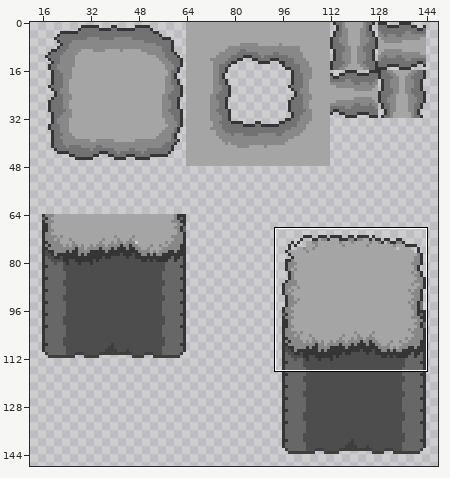
One commit to this sprite sheet: Aseprite/Terrain_new.png. Above, an overview of the earlier version with the close-up marked.
Close-up. Earlier state:
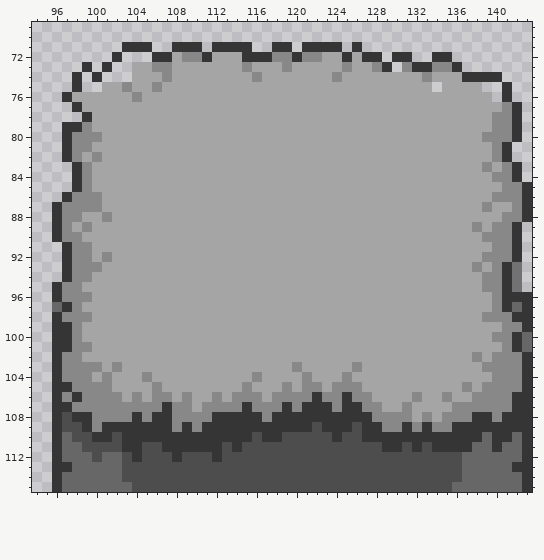
The file is 224x224 pixels. Colours within 5 levels of each other are drawn and written as one. Shown: x 94..143, y 69..115. The wide view leaves out empty margins.
After the commit:
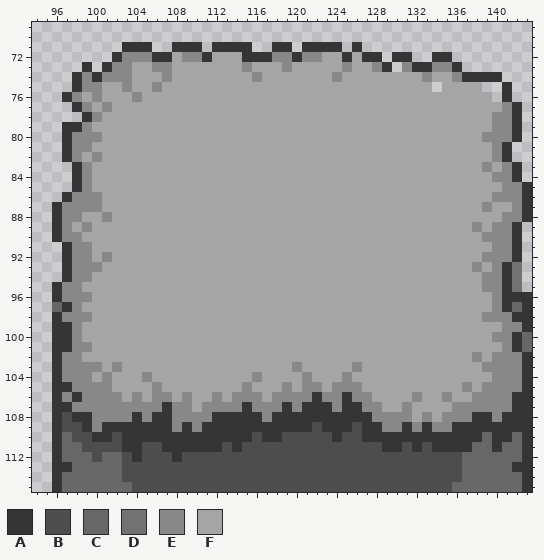
Palette (. is transparent): A #353535  B #4d4d4d  C #676767  D #727272  E #888888  F #a5a5a5
Commit: TILE upsaRW FIXXATO
From old to new:
Changed rows in their new state; - is an unchanged pixel.
first column x 98:
 72 -----EEE-------------------------------
 73 ----EE---------------------------------
 74 -E-EEE--------------------------------E
 75 -EE------------------------------------
 76 E-E------------------------------------
 77 -E-E-----------------------------------
 78 --E------------------------------------
first column x 112:
112 B
Pixel boxes of the changes (left, top, right, bottom) in both close-ups:
changed: (72, 52, 152, 122)
changed: (452, 72, 462, 82)
changed: (212, 452, 222, 462)
